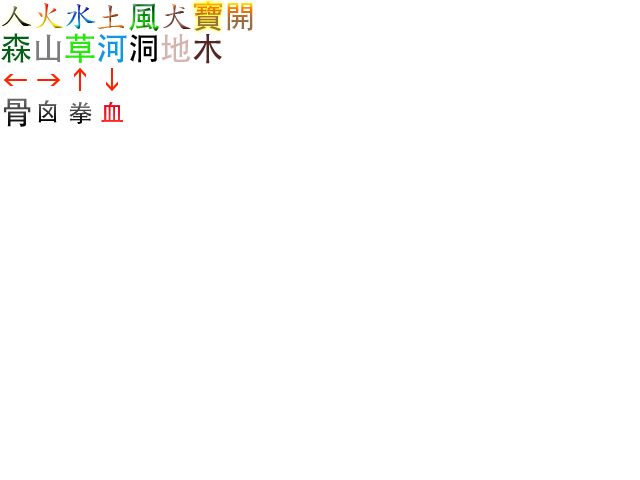
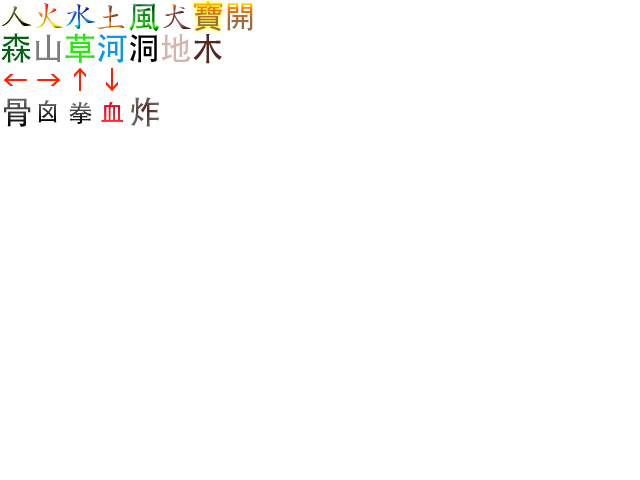
Layer changes from the first 640px x 480px image to the second:
added layer "explode" above "treasure open" over [131, 97, 159, 127]
